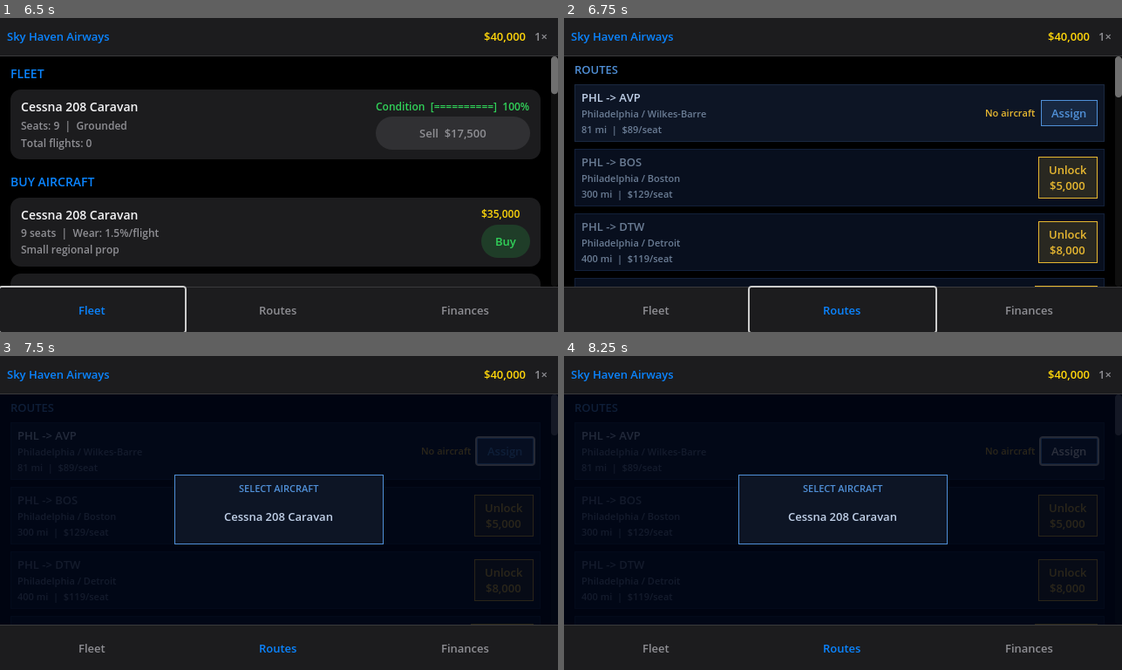
Above: before the commit, frames 1-4 (two rows, left to right).
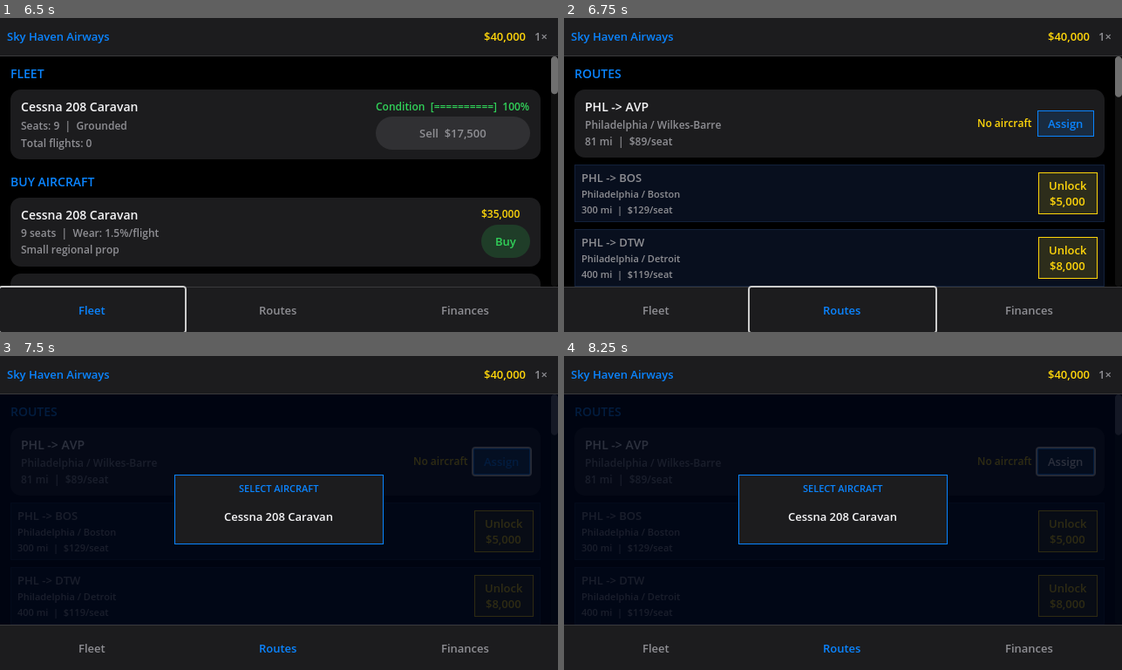
Above: after the commit, the same moments.

Repository: zaydons/idleplane
Game: Godot game, scene res://scenes/Main.tscn
Two runs of this game, one before a commit and one after it. Both use one fixed random seed, a clock stepped at 60 frames per second and the inputs below.
Inputs:
- Up to frame 1 (6.5 s): click "1×" at 0.5 s; click "2×" at 1.25 s; click "5×" at 2 s; click "Sell $17,500" at 2.75 s; click "Buy" at 3.5 s; click "Buy" at 4.25 s; click "Sell $17,500" at 5 s; click "Fleet" at 5.75 s
- Up to frame 2 (6.75 s): click "Routes" at 6.5 s
- Up to frame 3 (7.5 s): click "Assign" at 7.25 s
- Up to frame 4 (8.25 s): click "Unlock $5,000" at 8 s

Frame 1 is identical in both runs. In frame 2, 20% of the frame differs, in the area x 1-100%, y 15-86%; in frame 3, 2.2%; in frame 4, 2.3%.
Error in both runs: Invalid assignment of property or key 'horizontal_alignment' with value of type 'int' on a base object of type 'Button'. (res://scripts/panels/RoutesPanel.gd:3…

Commit message:
Update RoutesPanel color constants to Apple dark-mode palette
https://claude.ai/code/session_01986nPrggumXDGhi1vRezn6

Diff:
--- a/scripts/panels/RoutesPanel.gd
+++ b/scripts/panels/RoutesPanel.gd
@@ -1,13 +1,13 @@
 extends Control
 
-const C_CARD   := Color("#0d1525")
-const C_BORDER := Color("#1a2840")
-const C_TEXT   := Color("#c0d0e8")
-const C_DIM    := Color("#6a7c94")
-const C_ACCENT := Color("#5090d8")
-const C_GREEN  := Color("#38c870")
-const C_YELLOW := Color("#e8b830")
-const C_RED    := Color("#d84838")
+const C_CARD   := Color("#1c1c1e")
+const C_BORDER := Color("#3a3a3c")
+const C_TEXT   := Color("#f5f5f7")
+const C_DIM    := Color("#8e8e93")
+const C_ACCENT := Color("#0a84ff")
+const C_GREEN  := Color("#30d158")
+const C_YELLOW := Color("#ffd60a")
+const C_RED    := Color("#ff453a")
 
 var _vbox: VBoxContainer
 var _picker: Control = null
@@ -64,12 +64,12 @@
 func _section_header(title: String) -> Control:
 	var m := MarginContainer.new()
 	m.add_theme_constant_override("margin_left",   12)
-	m.add_theme_constant_override("margin_top",    6)
+	m.add_theme_constant_override("margin_top",    10)
 	m.add_theme_constant_override("margin_bottom", 2)
 	var l := Label.new()
 	l.text = title
 	l.add_theme_color_override("font_color", C_ACCENT)
-	l.add_theme_font_size_override("font_size", 13)
+	l.add_theme_font_size_override("font_size", 14)
 	m.add_child(l)
 	return m
 
@@ -85,12 +85,12 @@
 	var card := PanelContainer.new()
 	var style := StyleBoxFlat.new()
 	style.bg_color = C_CARD
-	style.border_color = C_BORDER
-	style.set_border_width_all(1)
-	style.content_margin_left   = 8.0
-	style.content_margin_right  = 8.0
-	style.content_margin_top    = 6.0
-	style.content_margin_bottom = 6.0
+	style.set_border_width_all(0)
+	style.set_corner_radius_all(12)
+	style.content_margin_left   = 12.0
+	style.content_margin_right  = 12.0
+	style.content_margin_top    = 10.0
+	style.content_margin_bottom = 10.0
 	card.add_theme_stylebox_override("panel", style)
 	m.add_child(card)
 
@@ -104,9 +104,9 @@
 	left.size_flags_horizontal = Control.SIZE_EXPAND_FILL
 	cols.add_child(left)
 
-	left.add_child(_lbl("%s -> %s" % [route["origin"], route["destination"]], C_TEXT, 13))
-	left.add_child(_lbl("%s / %s" % [route["origin_city"], route["destination_city"]], C_DIM, 11))
-	left.add_child(_lbl("%d mi  |  %s/seat" % [route["distance_mi"], GameState.format_money(route["ticket_price"])], C_DIM, 11))
+	left.add_child(_lbl("%s -> %s" % [route["origin"], route["destination"]], C_TEXT, 14))
+	left.add_child(_lbl("%s / %s" % [route["origin_city"], route["destination_city"]], C_DIM, 12))
+	left.add_child(_lbl("%d mi  |  %s/seat" % [route["distance_mi"], GameState.format_money(route["ticket_price"])], C_DIM, 12))
 
 	# ── Right: aircraft + status ──────────────────────────────────────
 	var right := VBoxContainer.new()
@@ -121,7 +121,7 @@
 	right.add_child(ac_row)
 
 	if assigned == -1:
-		var none_lbl := _lbl("No aircraft", C_YELLOW, 11)
+		var none_lbl := _lbl("No aircraft", C_YELLOW, 12)
 		none_lbl.size_flags_horizontal = Control.SIZE_EXPAND_FILL
 		ac_row.add_child(none_lbl)
 		var btn := _action_btn("Assign", C_ACCENT)
@@ -130,7 +130,7 @@
 	else:
 		var plane_status: String = GameState.planes[assigned]["status"]
 		var name_color := C_YELLOW if plane_status == "maintenance" else C_GREEN
-		var name_lbl := _lbl(GameState.planes[assigned]["name"], name_color, 11)
+		var name_lbl := _lbl(GameState.planes[assigned]["name"], name_color, 12)
 		name_lbl.size_flags_horizontal = Control.SIZE_EXPAND_FILL
 		ac_row.add_child(name_lbl)
 		var btn := _action_btn("Unassign", C_RED)
@@ -138,7 +138,7 @@
 		ac_row.add_child(btn)
 
 	# Progress / pause status
-	var prog_lbl := _lbl("", C_ACCENT, 11)
+	var prog_lbl := _lbl("", C_ACCENT, 12)
 	prog_lbl.horizontal_alignment = HORIZONTAL_ALIGNMENT_RIGHT
 	if route["status"] == "active":
 		var pct := float(route["flight_progress"]) / float(route["flight_duration_sec"]) * 100.0
